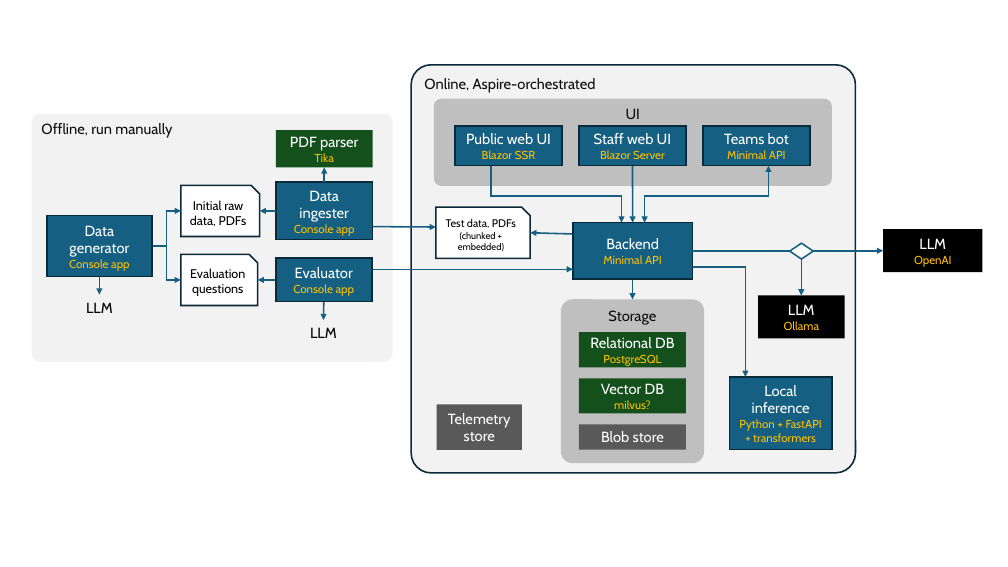
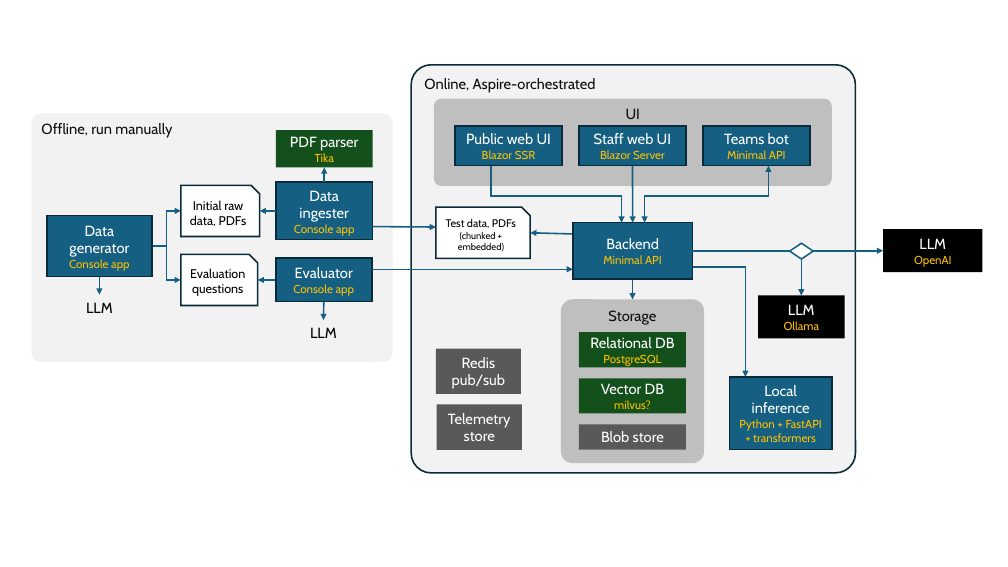
Before and after one commit to dotnet/eShopSupport, a slide deck: slide 1 of docs/Architecture.pptx. Drawn at 1008x567 pixels with LibreOffice and Linux fonts; fonts in the diff are those of the drawing. Boxes give left, top, right and bottom in pixels: in the first picture for what was removed or moved away, otherwise in the second. Text is boxed around its words. In the diff, an @@ line names an element or a change of style, - is before the commit and + after.

```diff
--- a/docs/Architecture.pptx
+++ b/docs/Architecture.pptx
@@ rectangle added at (436,349,522,394), fill #595959, 14 pt, text #FFFFFF @@
+Redis pub/sub
```
